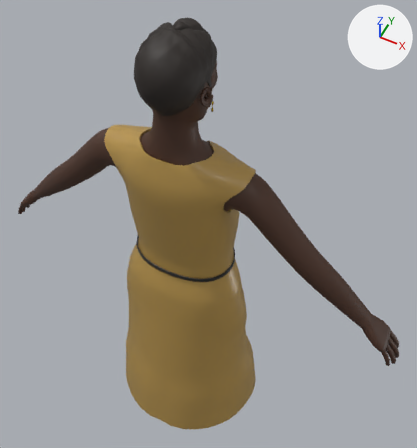
The glTF model game/assets/characters/char_gallery_patron_h/char_gallery_patron_h.glb, before and after one commit.
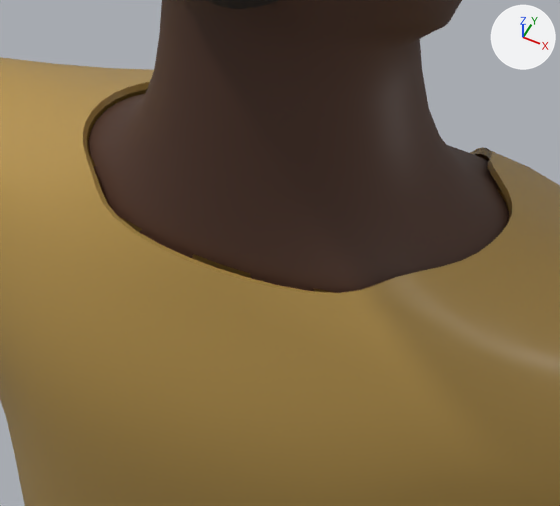
Old and new are each drawn whole from a 50 mm camera at (0.536, -0.925, 2.332) aimed at (0.0, 0.148, 0.99) and again close up on the part from 30% to 53% of the width and 26% to 45% of the height. The axes (+X, +Y, +Z) are drawn at upper right. The lights are the same throughout. The last two pictures show the newer version.

In view in the first close-up: 'Body', 'Outfit' and 1 more.
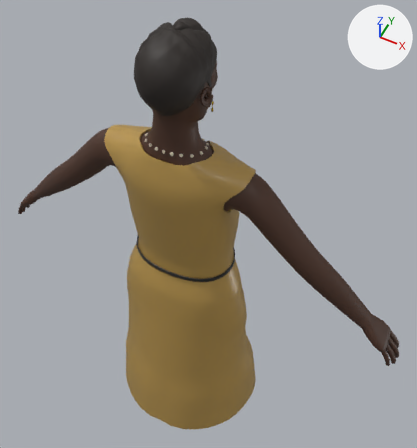
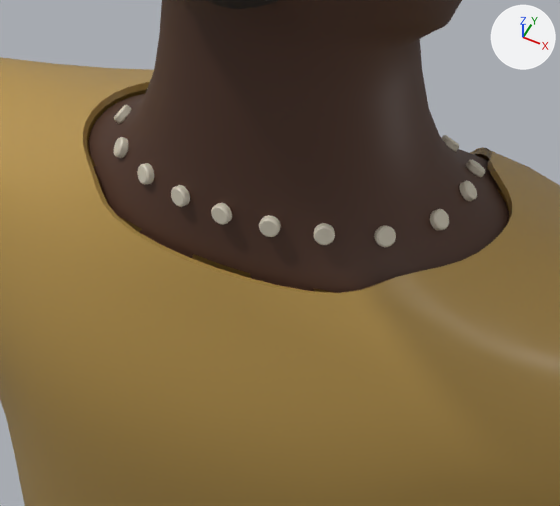
Diff of the bpy script that builds the scene:
```diff
--- a/game/assets/characters/char_gallery_patron_h/char_gallery_patron_h.glb.py
+++ b/game/assets/characters/char_gallery_patron_h/char_gallery_patron_h.glb.py
@@ mat_m_char_silk_ivory @@
+mat_m_char_silk_ivory = principled_material('M_char_silk_ivory')
+mat_m_char_silk_ivory.base_color = (0.651, 0.597, 0.479)  # pale yellow #d3cbb8
+mat_m_char_silk_ivory.roughness = 0.45
@@ me_gear @@
+me_gear.from_pydata(...)  # 1080 vertices, 2088 faces; spans x -0.076..0.076, y -0.082..0.046, z 1.421..1.467
+me_gear.materials.append(mat_m_char_silk_ivory)  # pale yellow #d3cbb8
@@ ob_gear @@
+ob_gear = bpy.data.objects.new('Gear', me_gear)
+ob_gear.location = (0.0, 0.0, 0.0)
```

Location of each change, [x1, y1, x2, y2] in pixels of the close-ups (560 x 506 px):
'Gear', added
    after: [113, 88, 485, 247]
